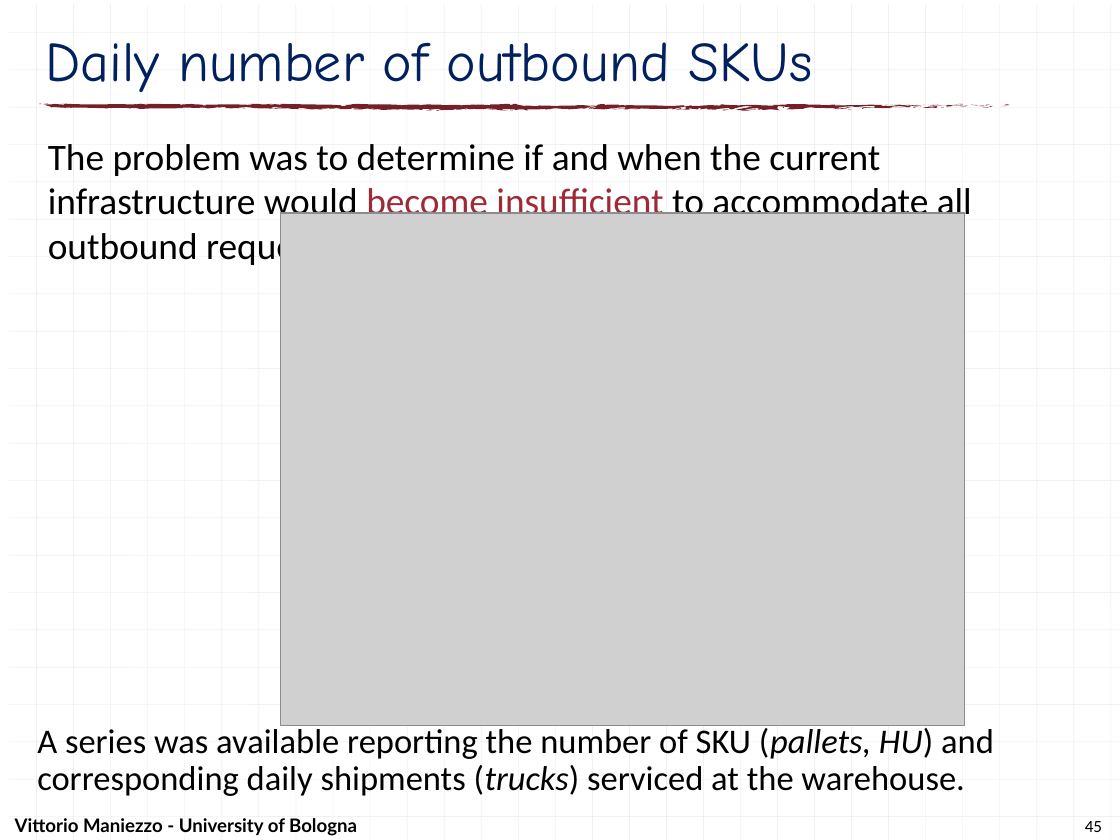
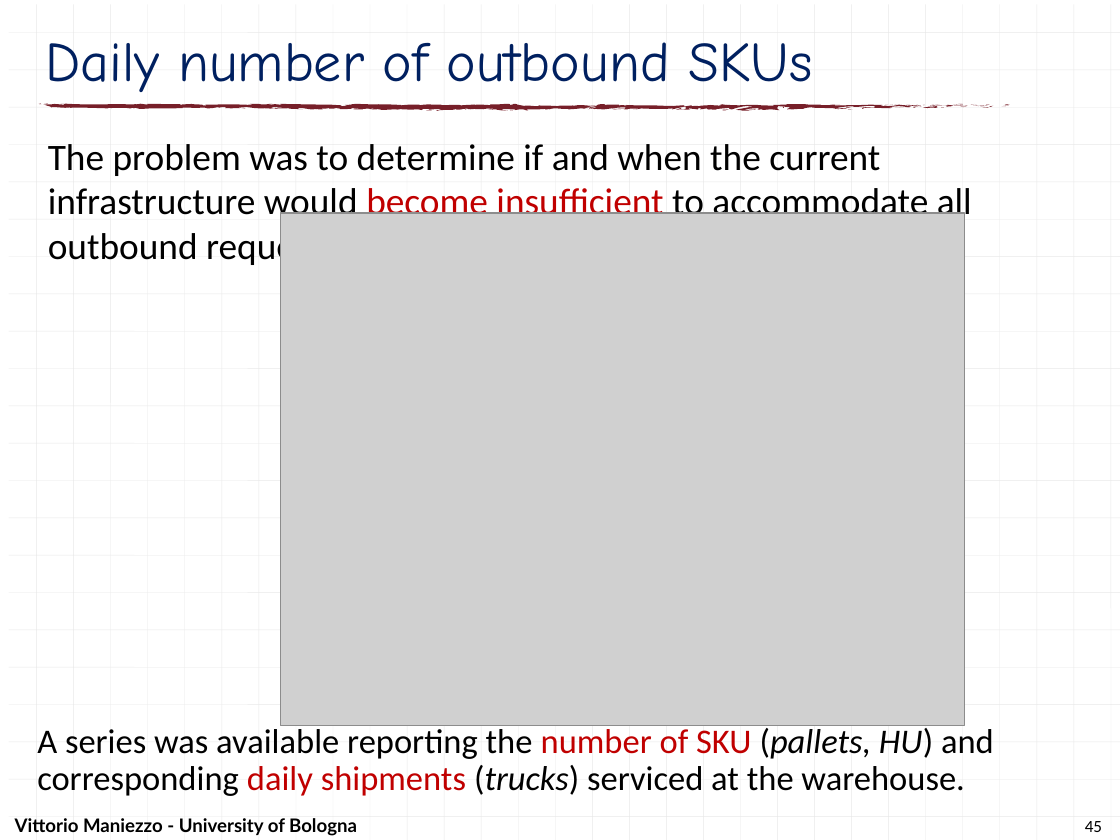
Before and after one commit to maniezzo/GDOforecast, a slide deck: slide 45 of doc/Schedulingseminar/schedulingSeminarXdock.pptx. Drawn at 1120x840 pixels with LibreOffice and Linux fonts; fonts in the diff are those of the drawing; grey boxes stand for pictures. Boxes give left, top, right and bottom in pixels: in the first picture for what was removed or moved away, otherwise in the second. Text is boxed around its words. In the diff, an @@ line names an element or a change of style, - is before the commit and + after.

```diff
--- a/doc/Schedulingseminar/schedulingSeminarXdock.pptx
+++ b/doc/Schedulingseminar/schedulingSeminarXdock.pptx
@@ text "The problem was to determine ..." at (48,144,972,269): text colour #9F2936 to #C00000 in "become insufficient" @@
@@ text "A series was available reporting ..." at (37,724,994,796): text colour #000000 to #C00000 in "number of SKU daily shipments" @@
```
Also in this commit, not shown: 8 other slides changed, 1 other file.
